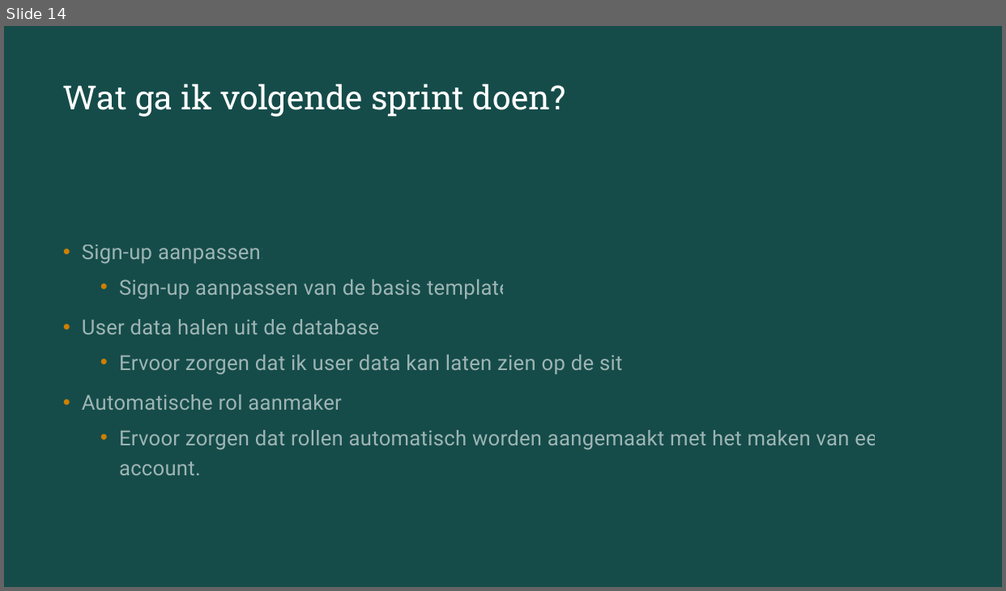
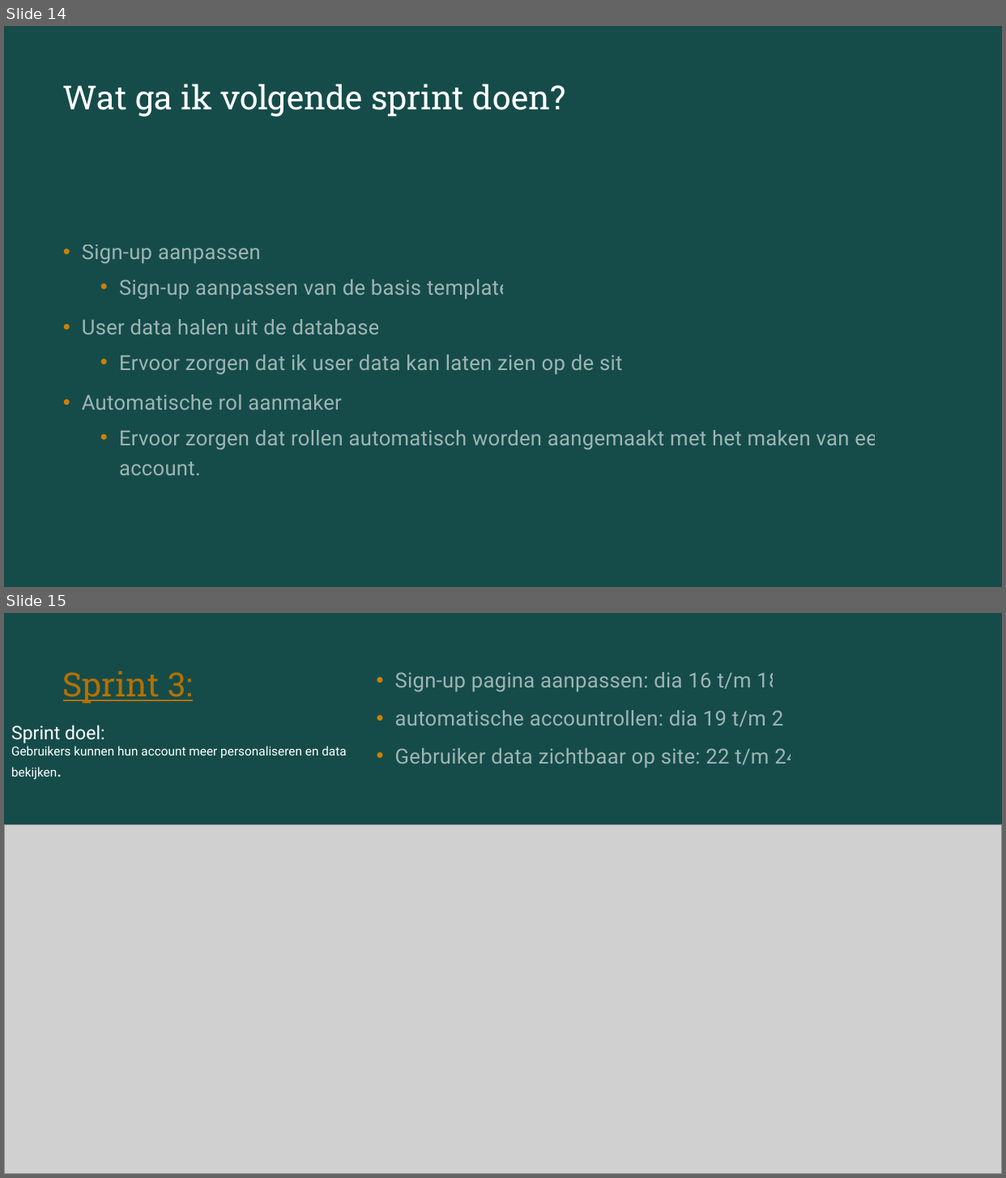
Before and after one commit to DontCloneBasil/Project-smarties, a slide deck: sprint review.pptx. Shown one above the other, each under a label of ours: slide 14 before the commit, slides 14 and 15 after it. The pictures are 1006x591 and 1006x1178 pixels, drawn with LibreOffice and Linux fonts; fonts in the diff are those of the drawing; grey boxes stand for pictures. Boxes give left, top, right and bottom in pixels: in the first picture for what was removed or moved away, otherwise in the second. Text is boxed around its words. In the diff, an @@ line names an element or a change of style, - is before the commit and + after.

```diff
--- a/sprint review.pptx
+++ b/sprint review.pptx
@@ slide 15 added at (4,613,1002,1174), background #0B2827 @@
@@ rectangle added at (4,613,1002,1174), fill #154C4A @@
@@ title added at (63,671,193,704), 32 pt, text #B57001, underline @@
+Sprint 3:
@@ text added at (395,672,798,768), 20 pt, text #FFFFFF at 58% opacity @@
+• Sign-up pagina aanpassen: dia 16 t/m 18
+• automatische accountrollen: dia 19 t/m 21
+• Gebruiker data zichtbaar op site: 22 t/m 24
@@ text added at (11,725,346,780), 12 pt, text #FFFFFF @@
+Sprint doel:
+Gebruikers kunnen hun account meer personaliseren en data bekijken.
@@ picture added at (4,825,1002,1174) @@
```
Also in this commit, not shown: 1 slide changed, 9 other slides added, 4 other files.
